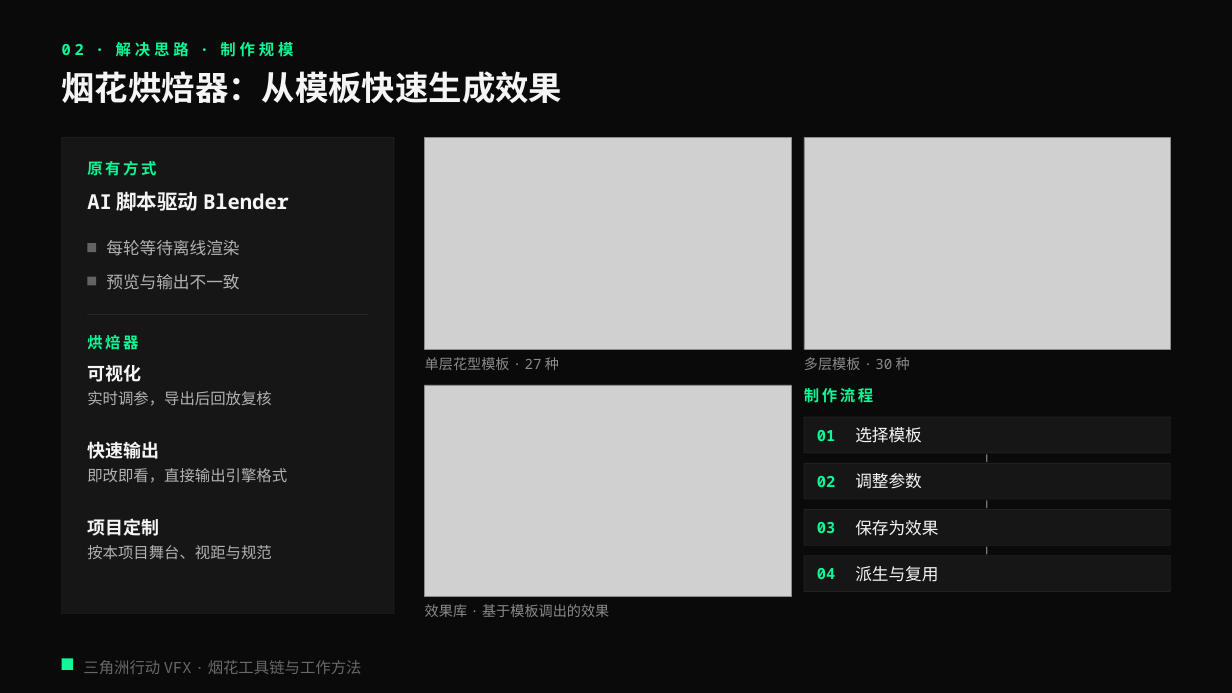
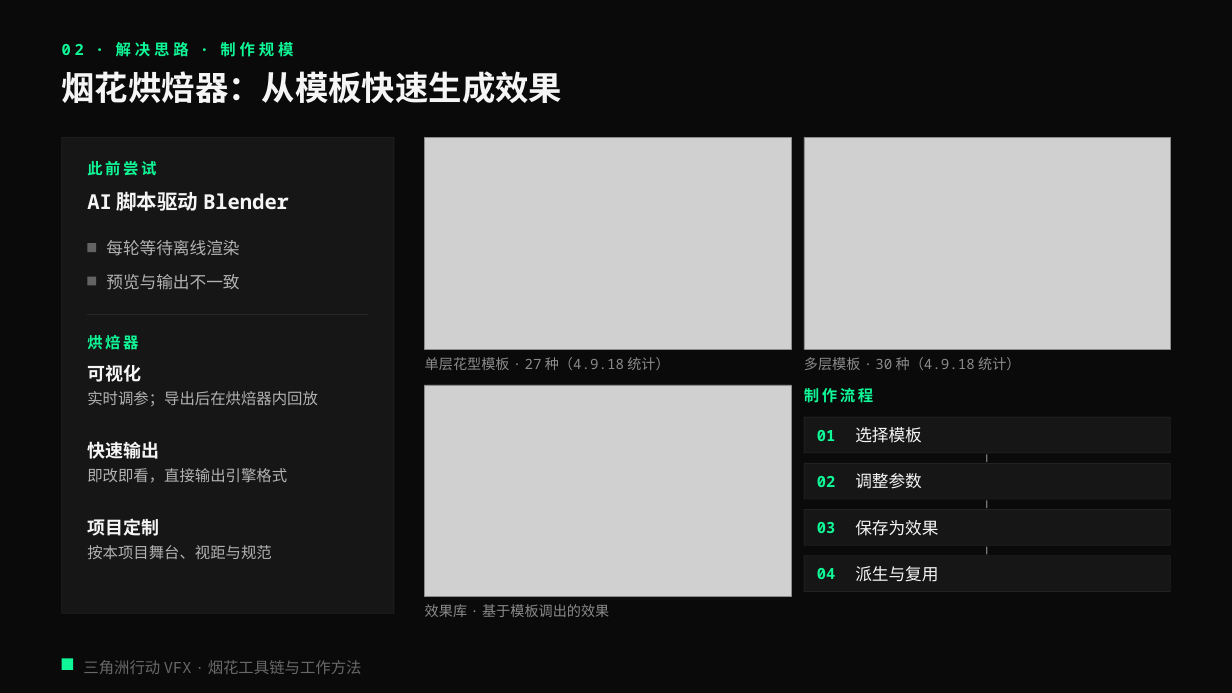
Before and after one commit to loccmaiii-lang/FireWorksLab, a slide deck: slide 5 of 协作/提示词/分享PPT交接_2026-10-29/第四版交付_云端/烟花秀AI全流程_第四版.pptx. Drawn at 1232x693 pixels with LibreOffice and Linux fonts; fonts in the diff are those of the drawing; grey boxes stand for pictures. Boxes give left, top, right and bottom in pixels: in the first picture for what was removed or moved away, otherwise in the second. Text is boxed around its words. In the diff, an @@ line names an element or a change of style, - is before the commit and + after.

```diff
--- a/协作/提示词/分享PPT交接_2026-10-29/第四版交付_云端/烟花秀AI全流程_第四版.pptx
+++ b/协作/提示词/分享PPT交接_2026-10-29/第四版交付_云端/烟花秀AI全流程_第四版.pptx
@@ text at [87, 161, 156, 176]: text changed @@
-原有方式
+此前尝试
@@ text at [425, 357, 669, 370]: text changed @@
-单层花型模板 · 27 种
+单层花型模板 · 27 种（4.9.18 统计）
@@ text at [804, 357, 1020, 370]: text changed @@
-多层模板 · 30 种
+多层模板 · 30 种（4.9.18 统计）
@@ text at [87, 391, 318, 406]: text changed @@
-实时调参，导出后回放复核
+实时调参；导出后在烘焙器内回放
```
Also in this commit, not shown: 10 other slides changed, 9 other files.
